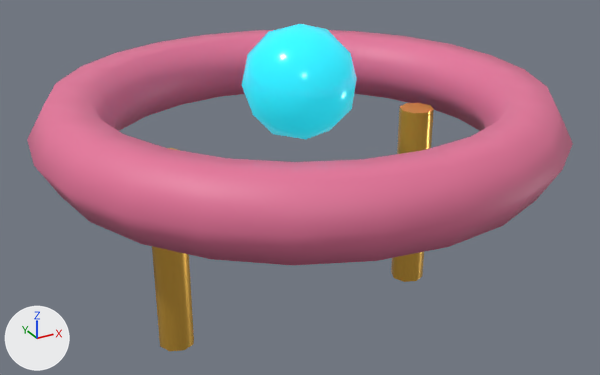
Renders of the glTF model public/models/halo_antenna.glb from each side of a commit.
Camera for both pictures: a 50 mm camera at (-0.926, -1.684, 3.617) aimed at (-0.006, -0.011, 2.781). Arrows for +X, +Y and +Z are at lower left; the lights stay in place. The picture after the commit comes second. Where no turn or scale is listed for an object, it has been applied to the vertices.

Objects in the first picture: 'Halo', 'HaloStar', 'HaloSupport'.
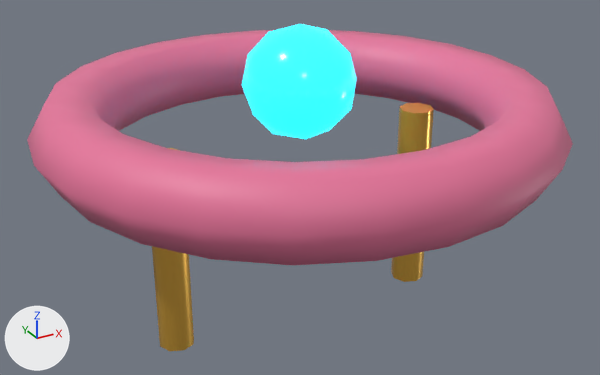
Location of each change, (x1, y1, x2, y2) in pixels of the pictures (600 x 375 px):
'HaloStar', recoloured: (242, 24, 357, 139) in both

Patch to the scene script:
```diff
--- a/public/models/halo_antenna.glb.py
+++ b/public/models/halo_antenna.glb.py
@@ mat_aurora_cyan @@
 mat_aurora_cyan.roughness = 0.18
-mat_aurora_cyan.emission_color = (0.009, 0.36, 0.45)  # cyan #18a2b3
+mat_aurora_cyan.emission_color = (0.02, 0.8, 1.0)  # cyan #27e7ff
 mat_aurora_cyan.emission_strength = 1.0
```
